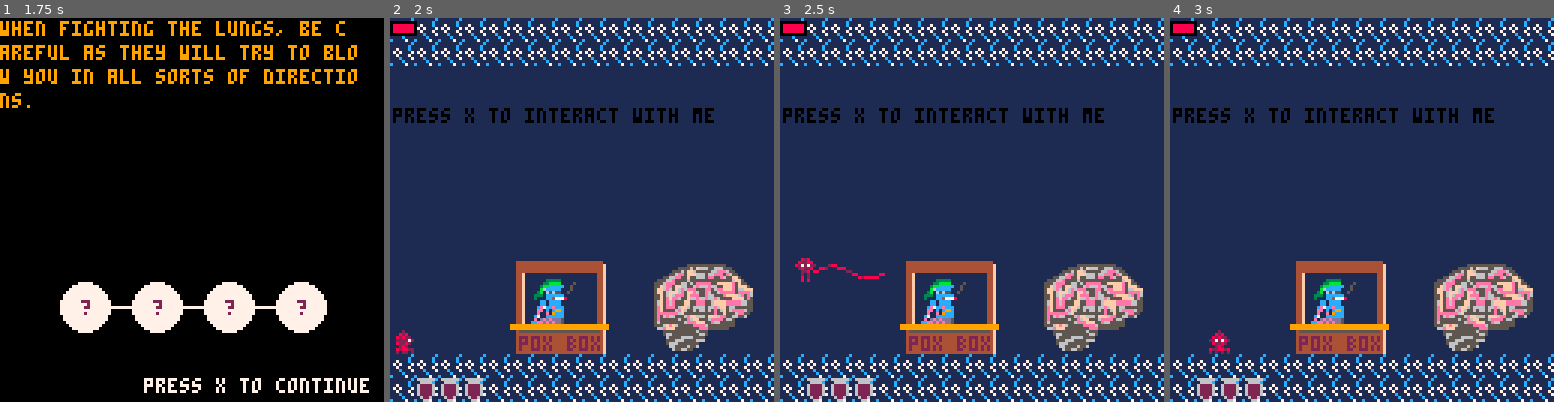
Above: before the commit, frames 1-4 (left to right).
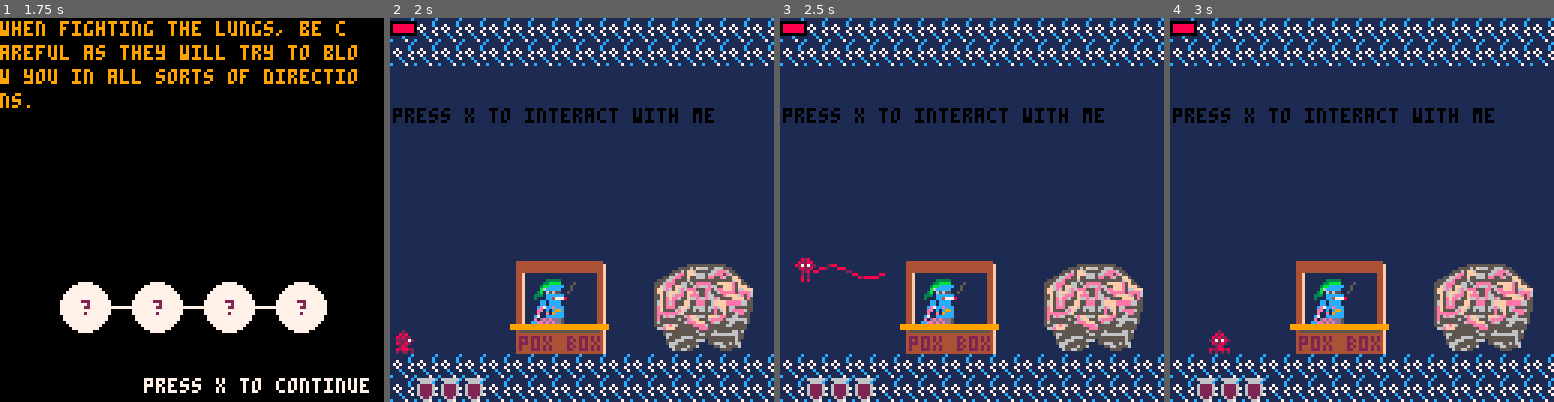
Above: after the commit, the same moments.

Repository: Von-dy/Game_Design_Final_Project
Game: PICO-8 cartridge boxes.p8
Two runs of this game, one before a commit and one after it. Both use one fixed random seed, a clock stepped at 60 frames per second and the inputs below.
Inputs:
- Up to frame 1 (1.75 s): tap X (X key) at 0.33, 1.07 s; tap O (Z key) at 0.7, 1.7 s; hold Right from 1.6 s (still down)
- Up to frame 2 (2 s): keep holding Right; tap X (X key) at 1.85 s
- Up to frame 3 (2.5 s): release Right at 2.1 s; tap O (Z key) at 2.1 s; hold Up 2.15-2.42 s; hold Right from 2.47 s (still down)
- Up to frame 4 (3 s): keep holding Right; tap O (Z key) at 2.5, 2.9 s; tap X (X key) at 2.97 s

Frame 1 is identical in both runs. In frame 2, 0.6% of the frame differs, in the area x 82-94%, y 77-87%; in frame 3, 0.6%; in frame 4, 0.6%.

Commit message:
added menu and brain maps

Diff:
--- a/boxes.p8
+++ b/boxes.p8
@@ -2112,29 +2111,27 @@
 
 
 
-
-
 __gff__
 0000000000000000000000000000000000000000000000000000000000000000000000000000000000000000000000000000000000000000000000000000000001010100010100001010000010010001010100000101000000000101000000000101101000100100000000000000000001010101010100000000000000000000
 0000000000000000000000000000000000000000000000000000000000000000000000000000000000000000000000000000000000000000000000000000000000000000000000000000000000000000000000000000000000000000000000000000000000000000000000000000000000000000000000000000000000000000
 __map__
-29292929292929292929292929292929595959595959595959595959595959594141414040414041404041404041404167666767666766676f666766676f666700000000000000000000000000000000000000000000000000000000000000000000000000000000000000000000000000000000000000000000000000000000
-2929292929292929292929292929292977777777777777777777777777777777686868686868686868686868686868686667666776677677677677766667766600000000000000000000000000000000000000000000000000000000000000000000000000000000000000000000000000000000000000000000000000000000
-2929292929292929292929292929292977777777777777777777777777777777686868686868686868686868686868686767766f76776f6f6f6f6f6f6f6f676f00000000000000000000000000000000000000000000000000000000000000000000000000000000000000000000000000000000000000000000000000000000
-29292929292929292929292929292929777777777777777777777777777777776868686868686868686868686868686866766f6f6f6f777776776e6f6f6f676600000000000000000000000000000000000000000000000000000000000000000000000000000000000000000000000000000000000000000000000000000000
-29292929292929292929292929292929777777777777777777777777777777776868686868686868686868686868686867766f7f7e7f7e7f7e7f7e7f7e7f676f00000000000000000000000000000000000000000000000000000000000000000000000000000000000000000000000000000000000000000000000000000000
-2c2c2c2c2c2c2c2c2c2c2c2c2c2c292977777777777777777777777777777777686868686868717171686868686868686f6f6e6f6e6f6e6f6e6f6e6f6e6f6f6f00000000000000000000000000000000000000000000000000000000000000000000000000000000000000000000000000000000000000000000000000000000
-292929292929292929292929292929297777777777777777777777777777777768686868686868686868686868686868777f7e7f7e7f7e7f7e7f7e7f7e7f6f6f00000000000000000000000000000000000000000000000000000000000000000000000000000000000000000000000000000000000000000000000000000000
-2929292929292929292929292929292977777777777777777777777777777777686868686868686868686868686868686e6f6e6f6e6f6e6f6e6f6e6f6e6f6e6f00000000000000000000000000000000000000000000000000000000000000000000000000000000000000000000000000000000000000000000000000000000
-2929292929292929292929292929292977777777777777777777777777777777686868686868686868686868686868686e6f6e6f6e6f6e6f6e6f6e6f6e6f6e6f00000000000000000000000000000000000000000000000000000000000000000000000000000000000000000000000000000000000000000000000000000000
-2929292929292929292929292929292977777777777777777777777777777777686868686868686868686868686868687e7f7e7f7e7f7e7f7e7f7e7f7e7f7e7f00000000000000000000000000000000000000000000000000000000000000000000000000000000000000000000000000000000000000000000000000000000
-2929292929292929292929292929292977777777777777777777777777777777707070686868686868686868686868686e6f6e6f6e6f6e6f6e6f6e6f6e6f6e6f00000000000000000000000000000000000000000000000000000000000000000000000000000000000000000000000000000000000000000000000000000000
-2929292929292929292929292929292977777777777777777777777777777777686868686868686868686868686868687e7f7e7f7e7f7e7f7e7f7e7f7e7f7e7f00000000000000000000000000000000000000000000000000000000000000000000000000000000000000000000000000000000000000000000000000000000
-2929292929292929292929292929292977777777777777777777777777777777686868686868686868686868686868687e7f7e7f7e7f7e7f7e7f7e7f7e7f7e7f00000000000000000000000000000000000000000000000000000000000000000000000000000000000000000000000000000000000000000000000000000000
-2929292929292929292929292929292977777777777777777777777777777777686868686868686868686868686868684e4e4e6e6e6e6e4e4e4e4e6e6e6e4e4e00000000000000000000000000000000000000000000000000000000000000000000000000000000000000000000000000000000000000000000000000000000
-2929292929292929292929292929292977777777777777777777777777777777404140404041414041414041404140415a5b5a474647465b5a5b464746475a5b00000000000000000000000000000000000000000000000000000000000000000000000000000000000000000000000000000000000000000000000000000000
-2929292929292929292929292929292959595959595959595959595959595959505150505051515051515051505150515657565756575657565756575657565700000000000000000000000000000000000000000000000000000000000000000000000000000000000000000000000000000000000000000000000000000000
-787878787878787878787878787878784a4a4a4a4a4a4a4a4a4a4a4a4a4a4a4a444444444444444444444444444444440000000000000000000000000000000000000000000000000000000000000000000000000000000000000000000000000000000000000000000000000000000000000000000000000000000000000000
+292929292929292929292929292929297777775c5c5c5c5c5c5c5c5c5c7777774141414040414041404041404041404167666767666766676f666766676f6667786878687868786878687868786878685f5f00000000000000000000000000000000000000000000000000000000000000000000000000000000000000000000
+2929292929292929292929292929292977775c5c5c5c5c5c5c5c5c5c5c5c77776868686868686868686868686868686866676667766776776776777666677666786878787868786878686868786878685f5f00000000000000000000000000000000000000000000000000000000000000000000000000000000000000000000
+29292929292929292929292929292929775c5cf2f3f3f3f3f3f3f3f3f65c5c77686868686868686868686868686868686767766f76776f6f6f6f6f6f6f6f676f786878687868786878787878786878685f5f00000000000000000000000000000000000000000000000000000000000000000000000000000000000000000000
+29292929292929292929292929292929775c5cf4072a2b092b0a2b0bf55c5c776868686868686868686868686868686866766f6f6f6f777776776e6f6f6f6766786878687868786878687868786878685f5f00000000000000000000000000000000000000000000000000000000000000000000000000000000000000000000
+292929292929292929292929292929295c5cf2f8f7f7f7f7f7f7f7f7f9f65c5c6868686868686868686868686868686867766f7f7e7f7e7f7e7f7e7f7e7f676f787878687868786878787868787878685f5f00000000000000000000000000000000000000000000000000000000000000000000000000000000000000000000
+2c2c2c2c2c2c2c2c2c2c2c2c2c2c29295c5f5f5f5f5f5f5f5f5f5f5f5f5f5f5c686868686868717171686868686868686f6f6e6f6e6f6e6f6e6f6e6f6e6f6f6f786878687868786878687868786878785f5f00000000000000000000000000000000000000000000000000000000000000000000000000000000000000000000
+292929292929292929292929292929295c5f5f5f5f5f5f5f5f5f5f5f5f5f5f5c68686868686868686868686868686868777f7e7f7e7f7e7f7e7f7e7f7e7f6f6f787878687868787878687868787878685f5f00000000000000000000000000000000000000000000000000000000000000000000000000000000000000000000
+292929292929292929292929292929295c5f5f5f5f5f5f5f5f5f5f5f5f5f5f5c686868686868686868686868686868686e6f6e6f6e6f6e6f6e6f6e6f6e6f6e6f786868687868786878687868786878785f5f00000000000000000000000000000000000000000000000000000000000000000000000000000000000000000000
+292929292929292929292929292929295c5f5f5d5d5d5d5f5f5d5d5d5d5f5f5c686868686868686868686868686868686e6f6e6f6e6f6e6f6e6f6e6f6e6f6e6f786878787868787878687868786868685f5f00000000000000000000000000000000000000000000000000000000000000000000000000000000000000000000
+292929292929292929292929292929295c5d5d5d5d5d3a6a6a3b5d5d5d5d5d5c686868686868686868686868686868687e7f7e7f7e7f7e7f7e7f7e7f7e7f7e7f786878687868786878687868787878685f5f00000000000000000000000000000000000000000000000000000000000000000000000000000000000000000000
+292929292929292929292929292929295c5d5d5d5d3a6a6a6a6a3b5d5d5d5d5c707070686868686868686868686868686e6f6e6f6e6f6e6f6e6f6e6f6e6f6e6f786878787868786878687868786878685f5f00000000000000000000000000000000000000000000000000000000000000000000000000000000000000000000
+292929292929292929292929292929295c5c5d5d3a6a6a6a6a6a6a3b5d5d5c5c686868686868686868686868686868687e7f7e7f7e7f7e7f7e7f7e7f7e7f7e7f786878687878786878687868786878685f5f00000000000000000000000000000000000000000000000000000000000000000000000000000000000000000000
+29292929292929292929292929292929775c5d3a6a6a6a6a6a6a6a6a3b5d5c77686868686868686868686868686868687e7f7e7f7e7f7e7f7e7f7e7f7e7f7e7f786878687868786878687868786878685f5f00000000000000000000000000000000000000000000000000000000000000000000000000000000000000000000
+29292929292929292929292929292929775c5cf8f2f3f3f3f3f3f3f6f95c7777686868686868686868686868686868684e4e4e6e6e6e6e4e4e4e4e6e6e6e4e4e786878687878786878687878786878685f5f00000000000000000000000000000000000000000000000000000000000000000000000000000000000000000000
+2929292929292929292929292929292977775c5cf8f7f7f7f7f7f7f95c5c7777404140414041404140414041404140415a5b5a474647465b5a5b464746475a5b786878687868786878687868786878685f5f00000000000000000000000000000000000000000000000000000000000000000000000000000000000000000000
+292929292929292929292929292929297777775c5c5c5c5c5c5c5c5c5c7777775051505150515051505150515051505156575657565756575657565756575657786878687868786878687878786878685f5f5f5f5f5f5f0000000000000000000000000000000000000000000000000000000000000000000000000000000000
+787878787878787878787878787878784a4a4a4a4a4a4a4a4a4a4a4a4a4a4a4a4444444444444444444444444444444400000000000000000000000000000000000000000000000000000000005f0000000000000000000000000000000000000000000000000000000000000000000000000000000000000000000000000000
 646564656564656465646464656464654a4a4a4a4a4a4a4a4a4a4a4a4a4a4a4a444444444444444444444444444444440000000000000000000000000000000000000000000000000000000000000000000000000000000000000000000000000000000000000000000000000000000000000000000000000000000000000000
 686868686868686868686868686868684a4a4a4a4a4a4a4a4a4a4a4a4a4a4a4a787878787878787878787878787878780000000000000000000000000000000000000000000000000000000000000000000000000000000000000000000000000000000000000000000000000000000000000000000000000000000000000000
 686868686868686868686868686868684a4a4a4a4a4a4a4a4a4a4a4a4a4a4a4a787878787878787878787878787878780000000000000000000000000000000000000000000000000000000000000000000000000000000000000000000000000000000000000000000000000000000000000000000000000000000000000000
Not shown, changed: 100 lines of the sprite sheet (__gfx__) section of boxes.p8
